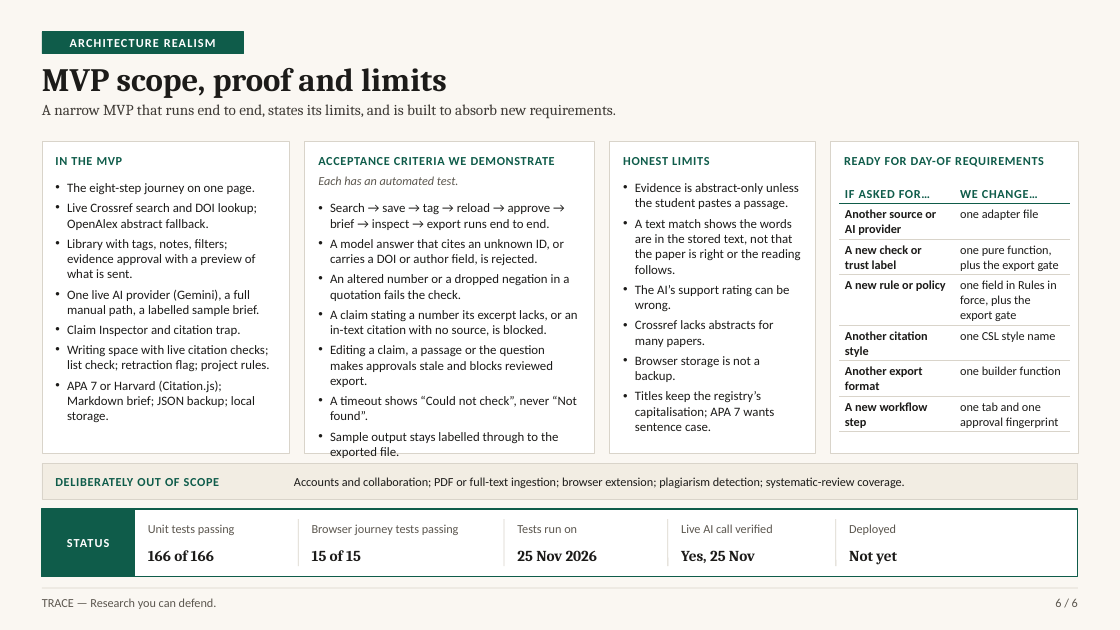
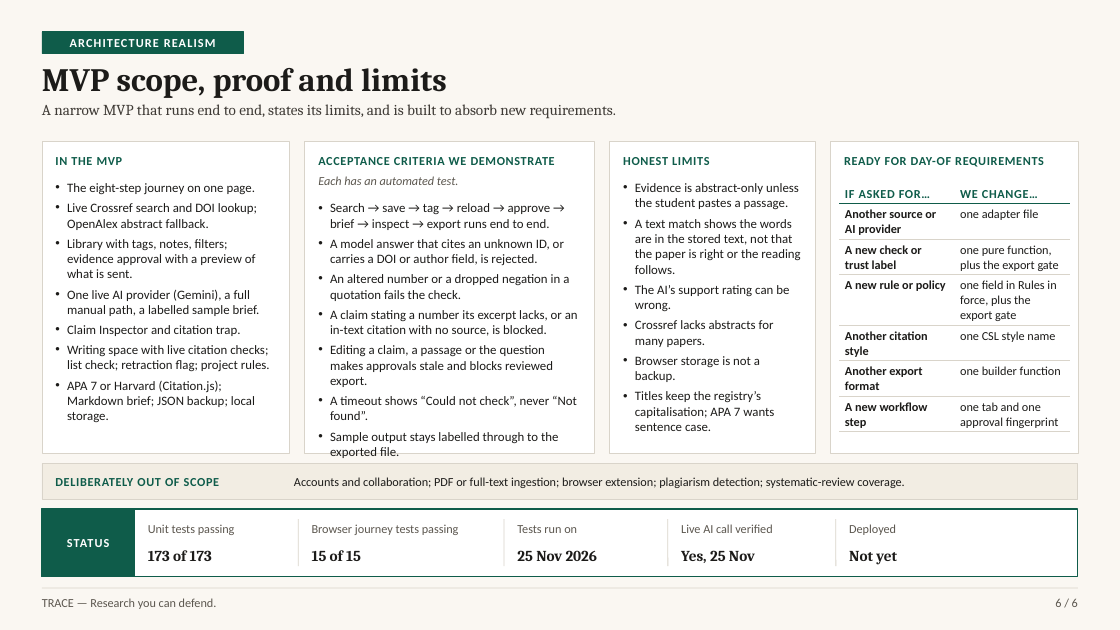
Before and after one commit to mercydeez/trace-hackathon, a slide deck: slide 6 of submissions/phase-1-deck.pptx. Drawn at 1120x630 pixels with LibreOffice and Linux fonts; fonts in the diff are those of the drawing. Boxes give left, top, right and bottom in pixels: in the first picture for what was removed or moved away, otherwise in the second. Text is boxed around its words. In the diff, an @@ line names an element or a change of style, - is before the commit and + after.

```diff
--- a/submissions/phase-1-deck.pptx
+++ b/submissions/phase-1-deck.pptx
@@ text at [148, 550, 212, 561]: text changed @@
-166 of 166
+173 of 173
```
Also in this commit, not shown: 5 other slides changed, 55 other files.
